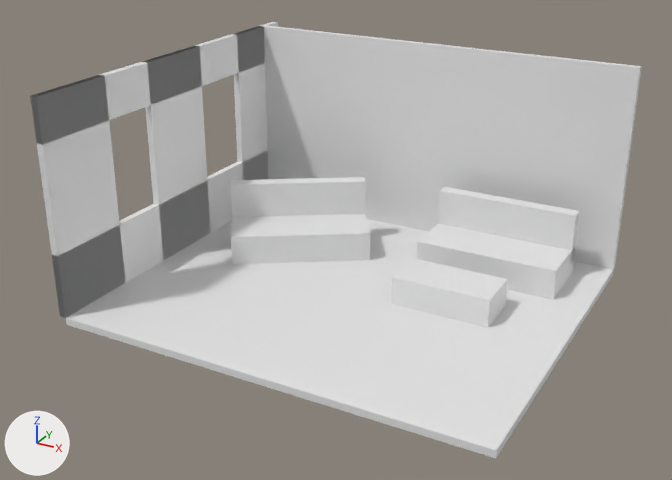
The Blender file examples/blockout_raum.blend: old version first, new version second.
Rendered twice from a 50 mm lens placed at (5.4, -10.34, 5.91), pointed at (-0.19, -0.17, 0.83). The lights are fixed; the arrows at lower left show +X, +Y and +Z. The older version comes first.

The first picture shows 'Boden', 'Sofa_Lehne', 'Sofa_Lehne.001', 'Sofa_Sitz', 'Sofa_Sitz.001', 'Tisch', 'Wand_hinten', 'Wand_links_hinten', 'Wand_links_hinten.001', 'Wand_links_oben', 'Wand_links_unten', 'Wand_links_vorn'.
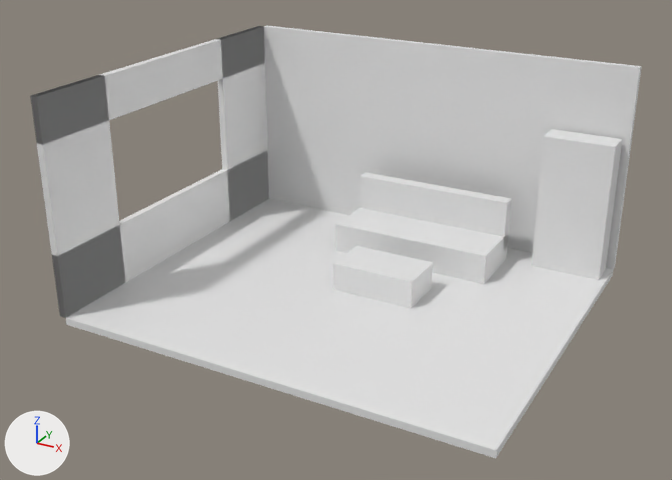
What the commit changed:
Object 'Wand_links_hinten' (ob_wand_links_hinten) moves from (-3.05, 0.16, 1.5) to (-3.05, 1.9, 1.5).
Object 'Sofa_Sitz' (ob_sofa_sitz) moves from (1.48, 1.6, 0.22) to (0.3, 1.6, 0.22).
Object 'Sofa_Sitz' (ob_sofa_sitz) is rescaled from (1.03, 0.475, 0.22) to (1.2, 0.475, 0.22).
Object 'Sofa_Lehne' (ob_sofa_lehne) moves from (1.48, 2.0, 0.6) to (0.3, 2.0, 0.6).
Object 'Sofa_Lehne' (ob_sofa_lehne) is rescaled from (1.03, 0.1, 0.375) to (1.2, 0.1, 0.375).
Object 'Tisch' (ob_tisch) moves from (1.3, 0.3, 0.2) to (0.3, 0.3, 0.2).
Object 'Tisch' (ob_tisch) is rescaled from (0.696, 0.35, 0.2) to (0.6, 0.35, 0.2).
Object 'Wand_links_hinten.001' (ob_wand_links_hinten_001) is deleted.
Object 'Sofa_Sitz.001' (ob_sofa_sitz_001) is deleted.
Object 'Sofa_Lehne.001' (ob_sofa_lehne_001) turns from (0, 0, 33) to (0, 0, 0) degrees about x, y and z.
Object 'Sofa_Lehne.001' (ob_sofa_lehne_001) moves from (-1.63, 1.25, 0.6) to (2.4, 2.25, 1.0).
Object 'Sofa_Lehne.001' (ob_sofa_lehne_001) is rescaled from (1.03, 0.1, 0.375) to (0.5, 0.2, 1.0).

Location of each change, [x1, y1, x2, y2] in pixels of the pictures (672 x 480 px):
'Sofa_Lehne.001', moved, rescaled, turned: before [231, 177, 366, 217]; after [531, 129, 622, 280]
'Wand_links_hinten', moved: before [142, 46, 210, 260]; after [218, 26, 269, 221]
'Sofa_Sitz', moved, rescaled (9% wider): before [417, 224, 575, 300]; after [336, 208, 508, 284]
'Sofa_Lehne', moved, rescaled (7% wider): before [438, 187, 580, 263]; after [360, 172, 512, 250]
'Tisch', moved, rescaled (14% narrower, 11% shorter): before [391, 258, 508, 328]; after [333, 246, 433, 308]
'Sofa_Sitz.001', deleted: before [231, 214, 370, 264]
'Wand_links_hinten.001', deleted: before [234, 22, 278, 180]
